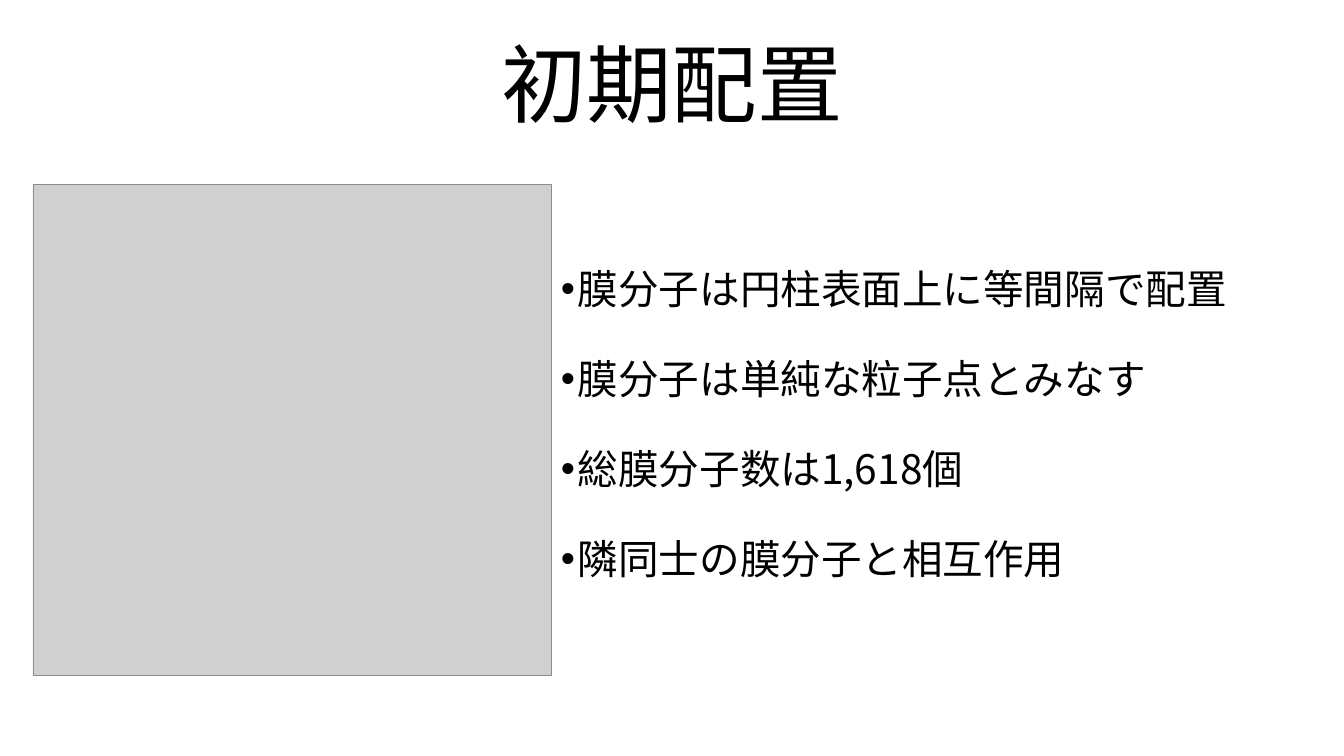
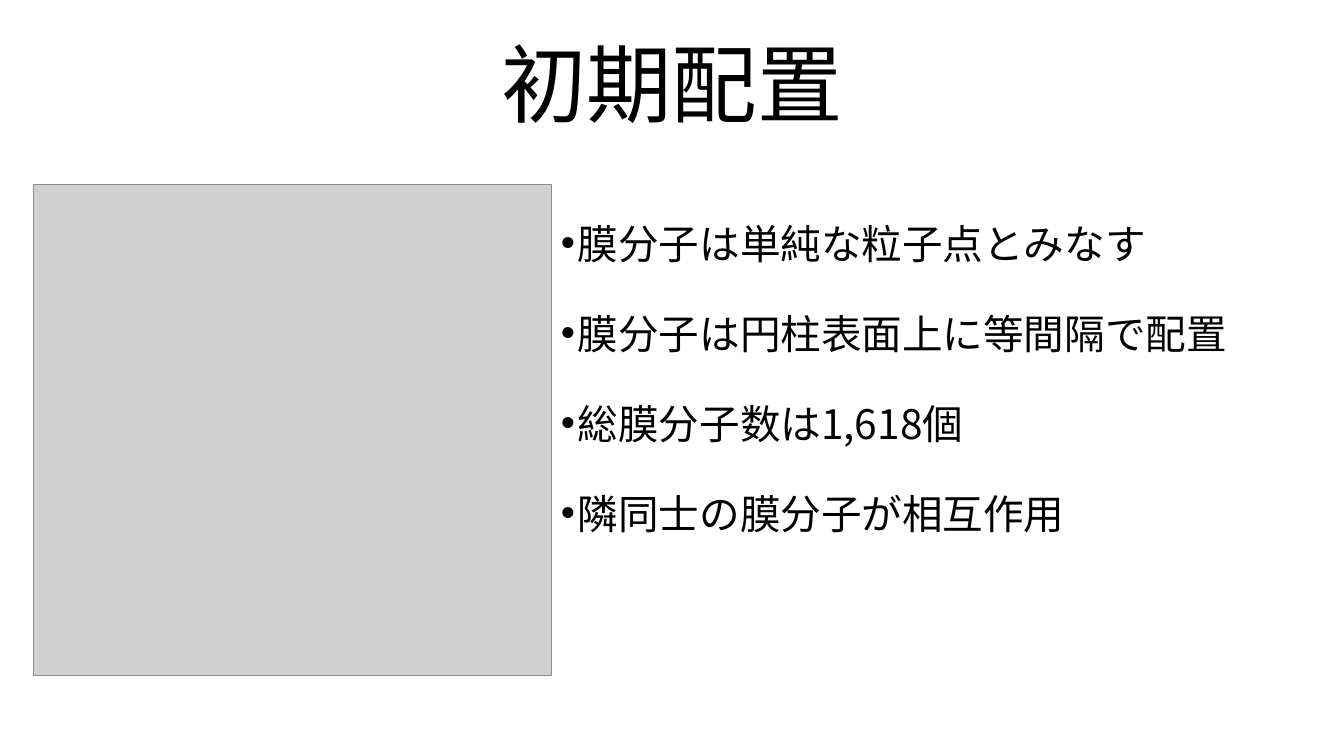
Before and after one commit to tokumaga81/ackera, a slide deck: slide 11 of tokunaga_mp.pptx. Drawn at 1344x756 pixels with LibreOffice and Linux fonts; fonts in the diff are those of the drawing; grey boxes stand for pictures. Boxes give left, top, right and bottom in pixels: in the first picture for what was removed or moved away, otherwise in the second. Text is boxed around its words. In the diff, an @@ line names an element or a change of style, - is before the commit and + after.

```diff
--- a/tokunaga_mp.pptx
+++ b/tokunaga_mp.pptx
@@ text "膜分子は単純な粒子点とみなす": place and size @@
-text "膜分子は単純な粒子点とみなす" at [578, 270, 1227, 578]
+text "膜分子は単純な粒子点とみなす" at [578, 225, 1227, 533]
@@ text at [578, 225, 1146, 263]: paragraph added @@
+• 膜分子は単純な粒子点とみなす
@@ text at [578, 360, 1146, 398]: paragraph removed @@
-• 膜分子は単純な粒子点とみなす
@@ text at [578, 495, 1065, 533]: text changed @@
-• 隣同士の膜分子と相互作用
+• 隣同士の膜分子が相互作用
```
Also in this commit, not shown: 18 other slides changed, 2 slides removed, 7 other files.
